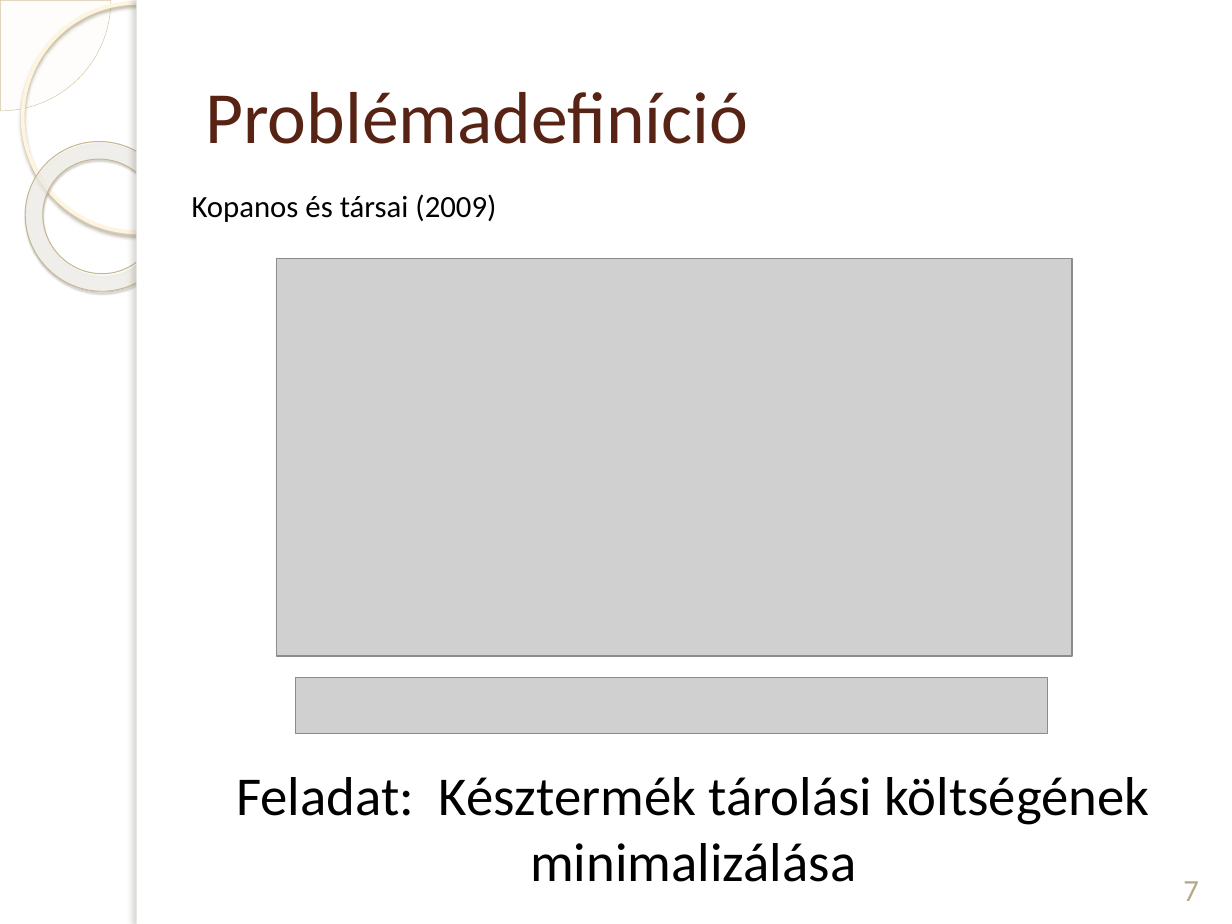
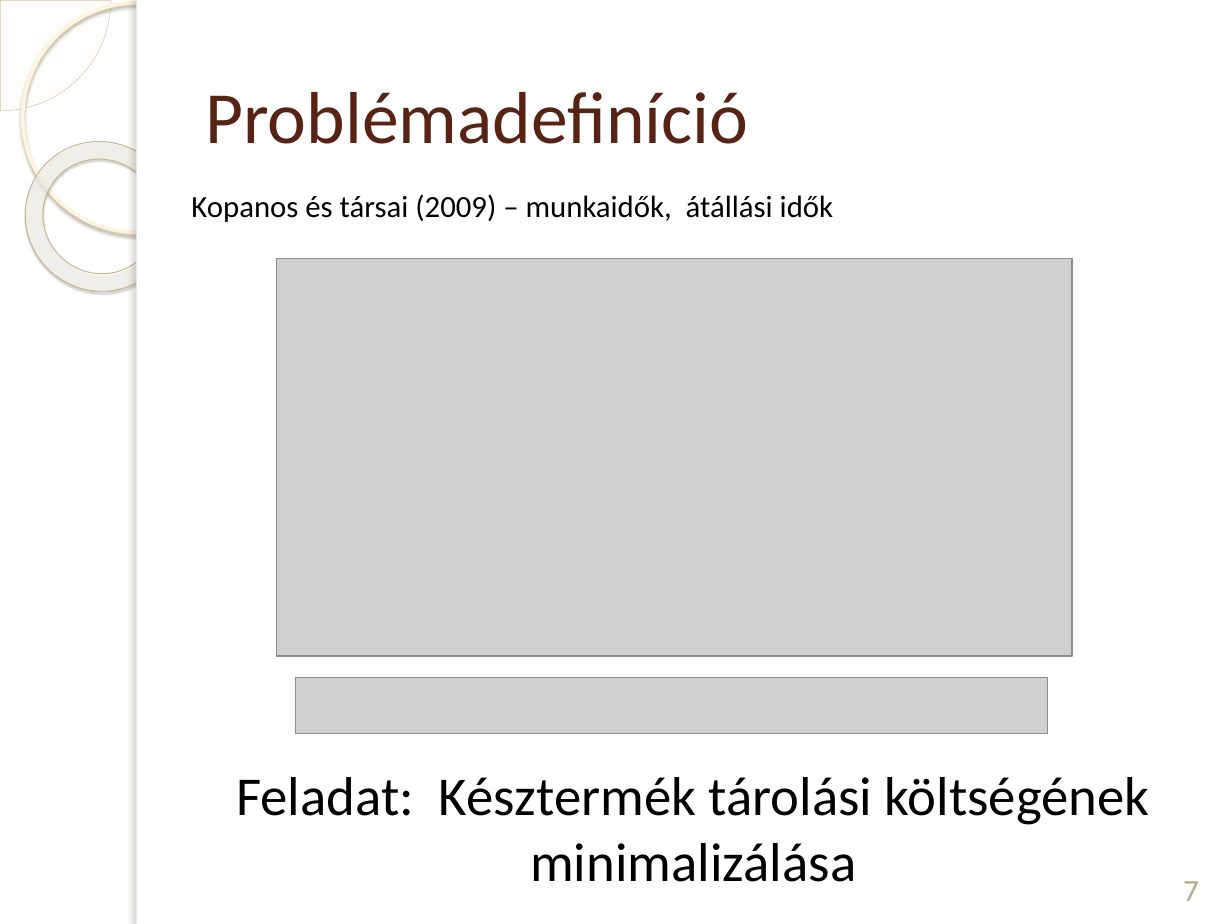
Before and after one commit to DWsbMH/LPTA-SingleStageScheduling, a slide deck: slide 7 of prezentáció/Vida Judit LPTA.pptx. Drawn at 1232x924 pixels with LibreOffice and Linux fonts; fonts in the diff are those of the drawing; grey boxes stand for pictures; background and template pictures are left out. Boxes give left, top, right and bottom in pixels: in the first picture for what was removed or moved away, otherwise in the second. Text is boxed around its words. In the diff, an @@ line names an element or a change of style, - is before the commit and + after.

```diff
--- a/prezentáció/Vida Judit LPTA.pptx
+++ b/prezentáció/Vida Judit LPTA.pptx
@@ text at <box>191,194,833,222</box>: text changed @@
-Kopanos és társai (2009)
+Kopanos és társai (2009) – munkaidők, átállási idők
```
Also in this commit, not shown: 10 other slides changed, 2 slides added.
